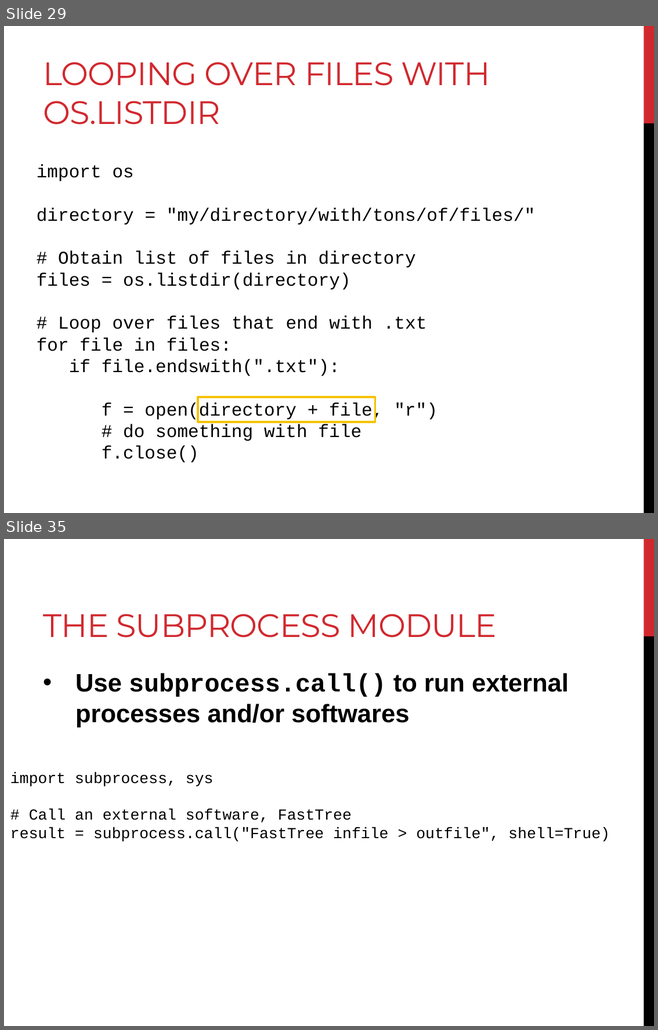
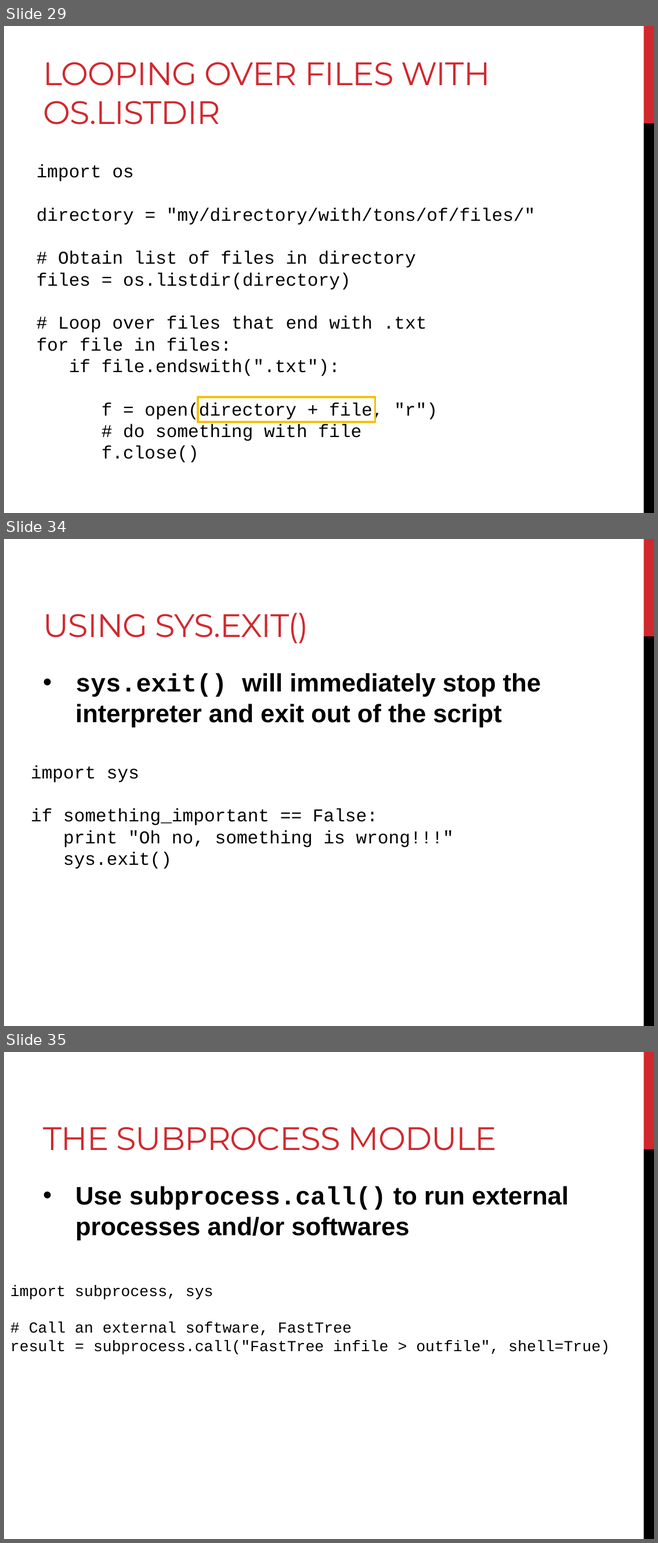
Before and after one commit to BjornFJohansson/ccbb_bigdata2015_python, a slide deck: slides/slides_day4.pptx. Shown one above the other, each under a label of ours: slides 29 and 35 before the commit, slides 29, 34 and 35 after it; the slides between them are not shown. The pictures are 658x1030 and 658x1543 pixels, drawn with LibreOffice and Linux fonts; fonts in the diff are those of the drawing. Boxes give left, top, right and bottom in pixels: in the first picture for what was removed or moved away, otherwise in the second. Text is boxed around its words. In the diff, an @@ line names an element or a change of style, - is before the commit and + after.

```diff
--- a/slides/slides_day4.pptx
+++ b/slides/slides_day4.pptx
@@ slide 34 added at (x1=4, y1=539, x2=654, y2=1026), background #FFFFFF; not listed: 2 template elements that a slide beside it also shows @@
@@ title added at (x1=43, y1=613, x2=309, y2=643), 36 pt, text #D1282E @@
+USING SYS.EXIT()
@@ text added at (x1=75, y1=673, x2=540, y2=727), 28 pt, text #000000, bold @@
+• sys.exit() will immediately stop the interpreter and exit out of the script
@@ text added at (x1=31, y1=765, x2=453, y2=869), 20 pt, text #000000 @@
+import sys
+if something_important == False:
+print "Oh no, something is wrong!!!"
+sys.exit()
```
Also in this commit, not shown: 6 slides changed, 4 other slides added, 37 slides removed, 1 other file.
